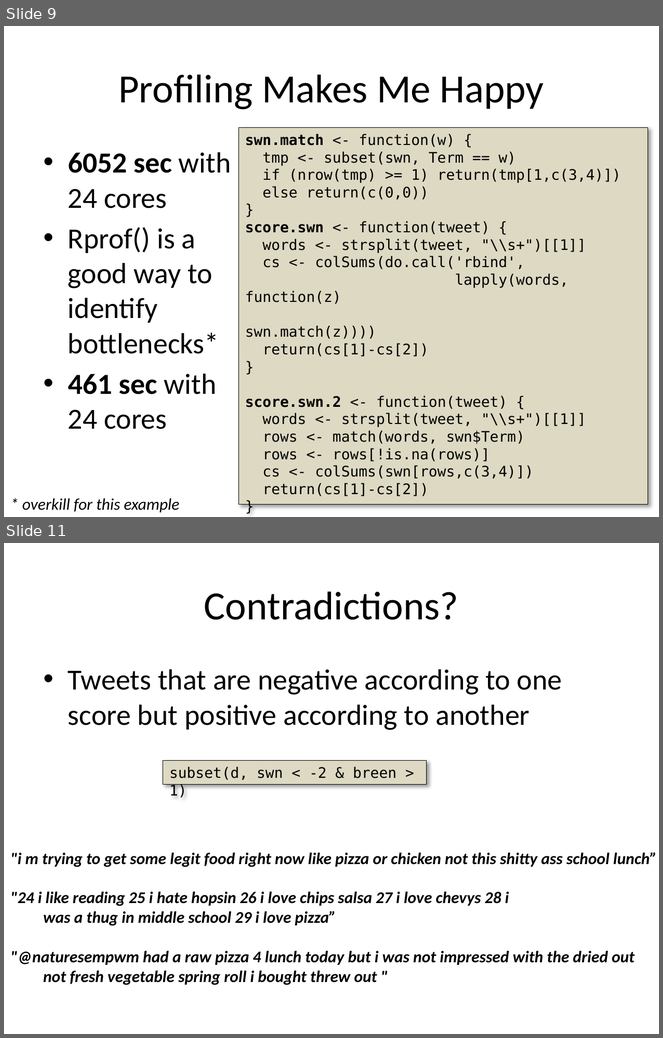
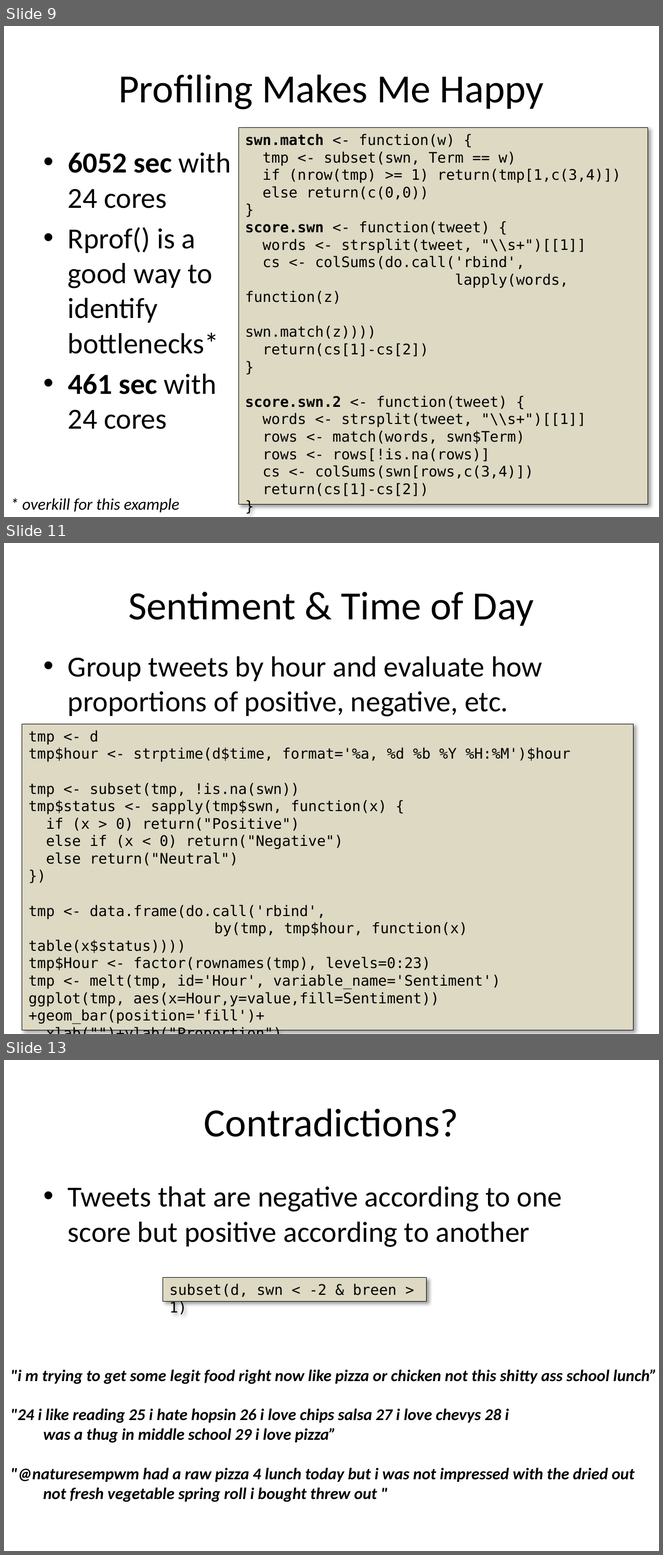
Before and after one commit to rajarshi/ctrug-tweet, a slide deck: ctrug.pptx. Shown one above the other, each under a label of ours: slides 9 and 11 before the commit, slides 9, 11 and 13 after it; the slides between them are not shown. The pictures are 663x1038 and 663x1555 pixels, drawn with LibreOffice and Linux fonts; fonts in the diff are those of the drawing. Boxes give left, top, right and bottom in pixels: in the first picture for what was removed or moved away, otherwise in the second. Text is boxed around its words. In the diff, an @@ line names an element or a change of style, - is before the commit and + after.

Commit message:
Added a time of day vis

```diff
--- a/ctrug.pptx
+++ b/ctrug.pptx
@@ slide 11 added at box(4, 543, 659, 1034), background #FFFFFF @@
@@ title added at box(128, 591, 534, 626), 44 pt, text #000000 @@
+Sentiment & Time of Day
@@ text added at box(68, 656, 543, 717), 32 pt, text #000000 @@
+• Group tweets by hour and evaluate how proportions of positive, negative, etc.
@@ rectangle added at box(22, 724, 634, 1030), fill #DDD9C3, outline #000000 0.75 pt, 16 pt, text #000000 @@
+tmp <- d
+tmp$hour <- strptime(d$time, format='%a, %d %b %Y %H:%M')$hour
+tmp <- subset(tmp, !is.na(swn))
+tmp$status <- sapply(tmp$swn, function(x) {
+if (x > 0) return("Positive")
+else if (x < 0) return("Negative")
+else return("Neutral")
+})
+tmp <- data.frame(do.call('rbind',
+by(tmp, tmp$hour, function(x) table(x$status))))
+tmp$Hour <- factor(rownames(tmp), levels=0:23)
+tmp <- melt(tmp, id='Hour', variable_name='Sentiment')
+ggplot(tmp, aes(x=Hour,y=value,fill=Sentiment))+geom_bar(position='fill')+
+xlab("")+ylab("Proportion")
@@ what was slide 11 is now slide 13 @@
```
Also in this commit, not shown: 4 slides changed, 1 other slide added, 1 other file.
